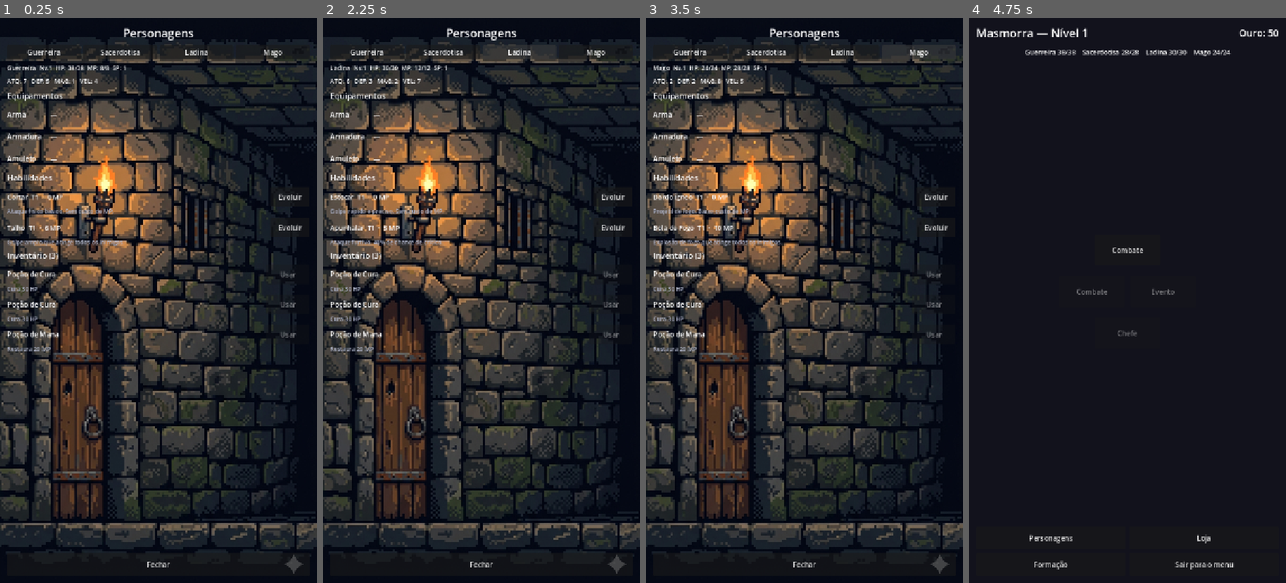
Above: before the commit, frames 1-4 (left to right).
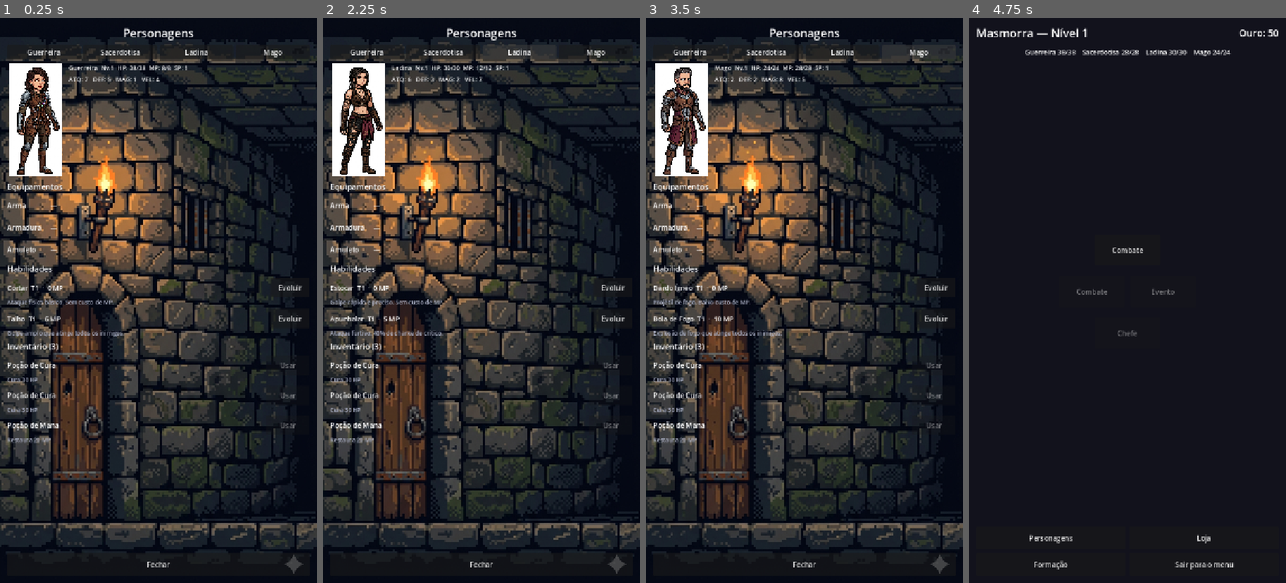
Above: after the commit, the same moments.

Repository: RoxtonRD/dungeon-rpg
Game: Godot game, scene res://scripts/inventory/inventory_screen.tscn
The game is run twice, just before and just after one commit, with the same random seed, the same clock (stepped at 60 frames per second) and the same inputs. This scene is started directly instead of the project's main scene.
Inputs:
- Up to frame 1 (0.25 s): no input
- Up to frame 2 (2.25 s): click "Guerreira" at 0.5 s; click "Sacerdotisa" at 1.25 s; click "Ladina" at 2 s
- Up to frame 3 (3.5 s): click "Mago" at 2.75 s
- Up to frame 4 (4.75 s): click "Evoluir" at 3.5 s; click "Fechar" at 4.25 s

The runs differ from the first frame. In frame 1, 6.5% of the frame differs, in the area x 2-96%, y 8-76%; in frame 2, 6.6%; in frame 3, 6.7%; in frame 4, nothing differs.

Commit message:
asset(personagens): full-body hero card on the Personagens screen

Diff:
--- a/scripts/inventory/inventory_screen.gd
+++ b/scripts/inventory/inventory_screen.gd
@@ -7,6 +7,8 @@
 const DUNGEON_SCENE := "res://scripts/dungeon/dungeon_map.tscn"
 
 @onready var hero_tab_bar: HBoxContainer = %HeroTabBar
+@onready var full_body_tex: TextureRect = %FullBodyTex
+@onready var full_body_bg: ColorRect = %FullBodyBg
 @onready var hero_info_label: Label = %HeroInfoLabel
 @onready var stats_label: Label = %StatsLabel
 @onready var equip_rows: VBoxContainer = %EquipmentRows
@@ -48,10 +50,29 @@
 
 func _refresh() -> void:
 	var hero: Hero = Party.heroes[_selected_hero_idx]
+	_refresh_full_body(hero)
 	_update_hero_info(hero)
 	_rebuild_equipment_rows(hero)
 	_rebuild_skill_rows(hero)
 	_rebuild_item_list(hero)
+
+
+## Shows the hero's full-body Texture2D if present; otherwise falls back to a
+## class-tinted ColorRect placeholder (same pattern as combat portraits).
+func _refresh_full_body(hero: Hero) -> void:
+	var class_id := hero.class_data.id
+	var path := "res://assets/full_body/%s.png" % class_id
+	var tex: Texture2D = null
+	if ResourceLoader.exists(path):
+		tex = load(path) as Texture2D
+	if tex != null:
+		full_body_tex.texture = tex
+		full_body_tex.visible = true
+		full_body_bg.visible = false
+	else:
+		full_body_tex.visible = false
+		full_body_bg.color = BattlerPanel.color_for_class(class_id)
+		full_body_bg.visible = true
 
 
 func _update_hero_info(hero: Hero) -> void:
--- a/scripts/inventory/inventory_screen.tscn
+++ b/scripts/inventory/inventory_screen.tscn
@@ -42,13 +42,50 @@
 layout_mode = 2
 theme_override_constants/separation = 6
 
-[node name="HeroInfoLabel" type="Label" parent="VBox"]
+[node name="HeroCard" type="HBoxContainer" parent="VBox"]
+layout_mode = 2
+theme_override_constants/separation = 12
+
+[node name="FullBodyBox" type="Control" parent="VBox/HeroCard"]
+custom_minimum_size = Vector2(128, 256)
+layout_mode = 2
+
+[node name="FullBodyBg" type="ColorRect" parent="VBox/HeroCard/FullBodyBox"]
+unique_name_in_owner = true
+layout_mode = 1
+anchors_preset = 15
+anchor_right = 1.0
+anchor_bottom = 1.0
+grow_horizontal = 2
+grow_vertical = 2
+mouse_filter = 2
+color = Color(0.3, 0.3, 0.4, 1)
+
+[node name="FullBodyTex" type="TextureRect" parent="VBox/HeroCard/FullBodyBox"]
+unique_name_in_owner = true
+visible = false
+layout_mode = 1
+anchors_preset = 15
+anchor_right = 1.0
+anchor_bottom = 1.0
+grow_horizontal = 2
+grow_vertical = 2
+mouse_filter = 2
+expand_mode = 1
+stretch_mode = 5
+
+[node name="HeroTextCol" type="VBoxContainer" parent="VBox/HeroCard"]
+layout_mode = 2
+size_flags_horizontal = 3
+theme_override_constants/separation = 6
+
+[node name="HeroInfoLabel" type="Label" parent="VBox/HeroCard/HeroTextCol"]
 unique_name_in_owner = true
 layout_mode = 2
 theme_override_font_sizes/font_size = 14
 autowrap_mode = 2
 
-[node name="StatsLabel" type="Label" parent="VBox"]
+[node name="StatsLabel" type="Label" parent="VBox/HeroCard/HeroTextCol"]
 unique_name_in_owner = true
 layout_mode = 2
 theme_override_font_sizes/font_size = 14
